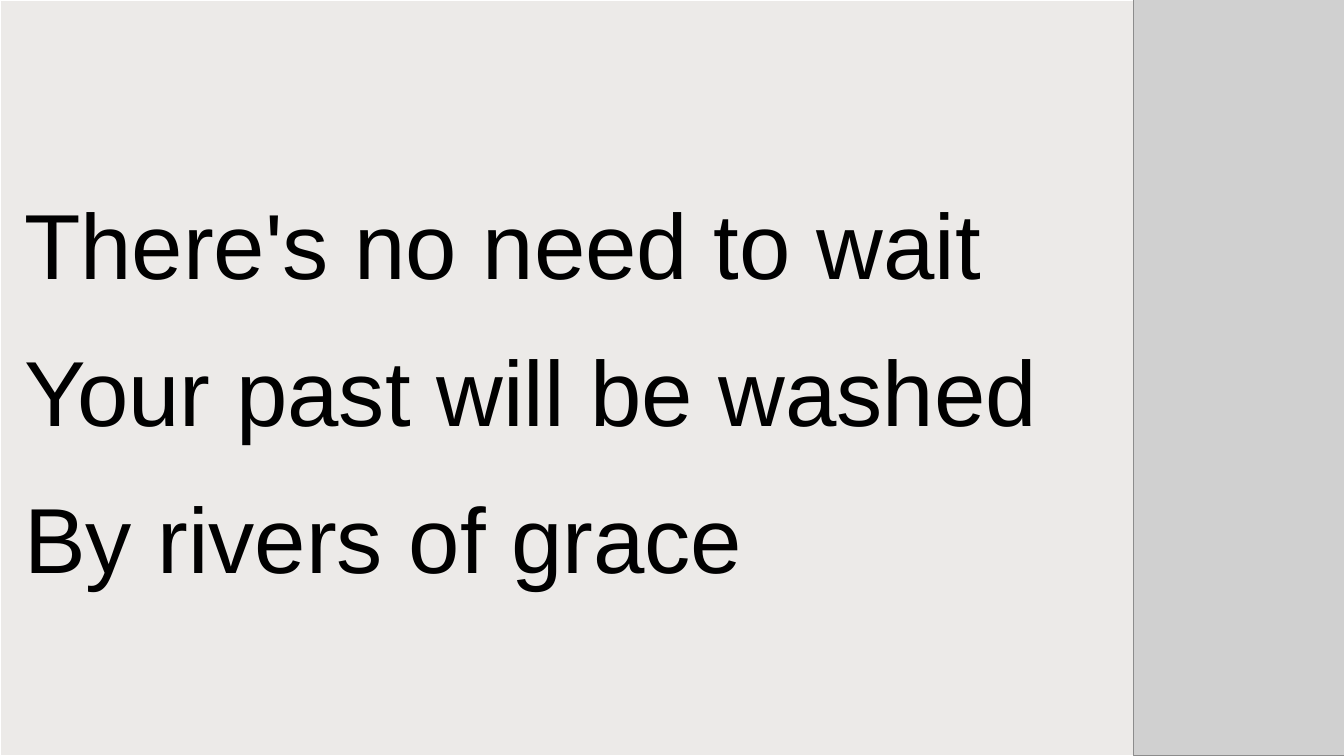
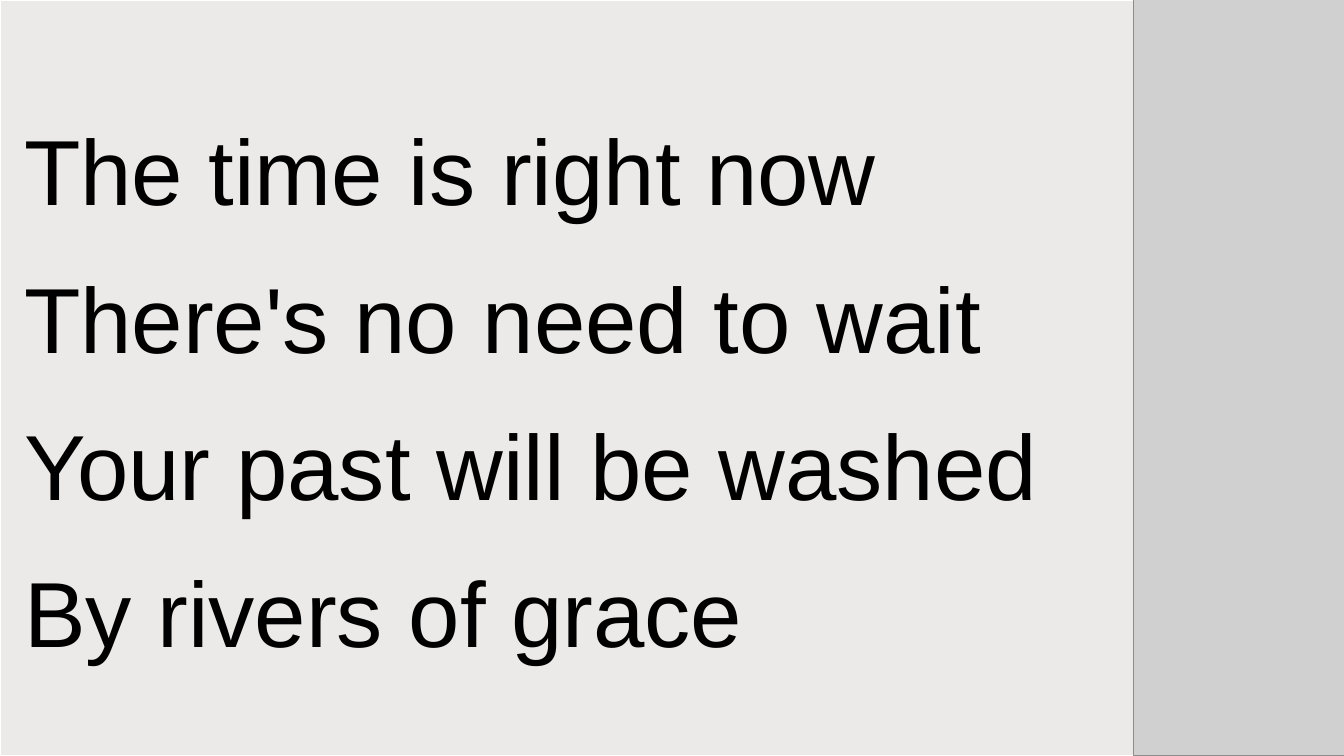
Before and after one commit to gwfrench164-collab/worship_slides, a slide deck: slide 34 of dev_out/decks/songs_test.pptx (slide 33 before the commit). Drawn at 1344x756 pixels with LibreOffice and Linux fonts; fonts in the diff are those of the drawing; grey boxes stand for pictures. Boxes give left, top, right and bottom in pixels: in the first picture for what was removed or moved away, otherwise in the second. Text is boxed around its words. In the diff, an @@ line names an element or a change of style, - is before the commit and + after.

```diff
--- a/dev_out/decks/songs_test.pptx
+++ b/dev_out/decks/songs_test.pptx
@@ text at (24,138,875,222): paragraph added @@
+The time is right now
@@ text at (24,286,981,354): more space between paragraphs @@
```
Also in this commit, not shown: 28 other slides changed, 8 slides added, 4 slides removed, 18 other files.
